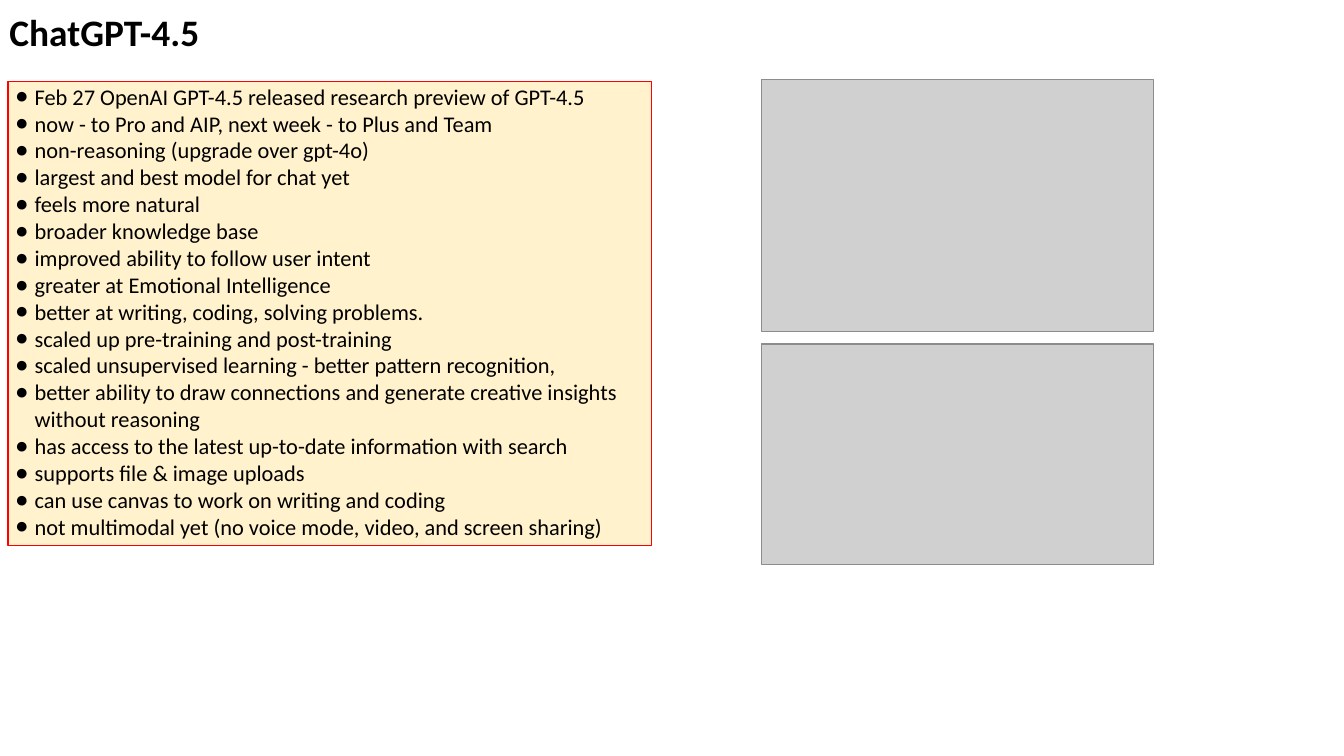
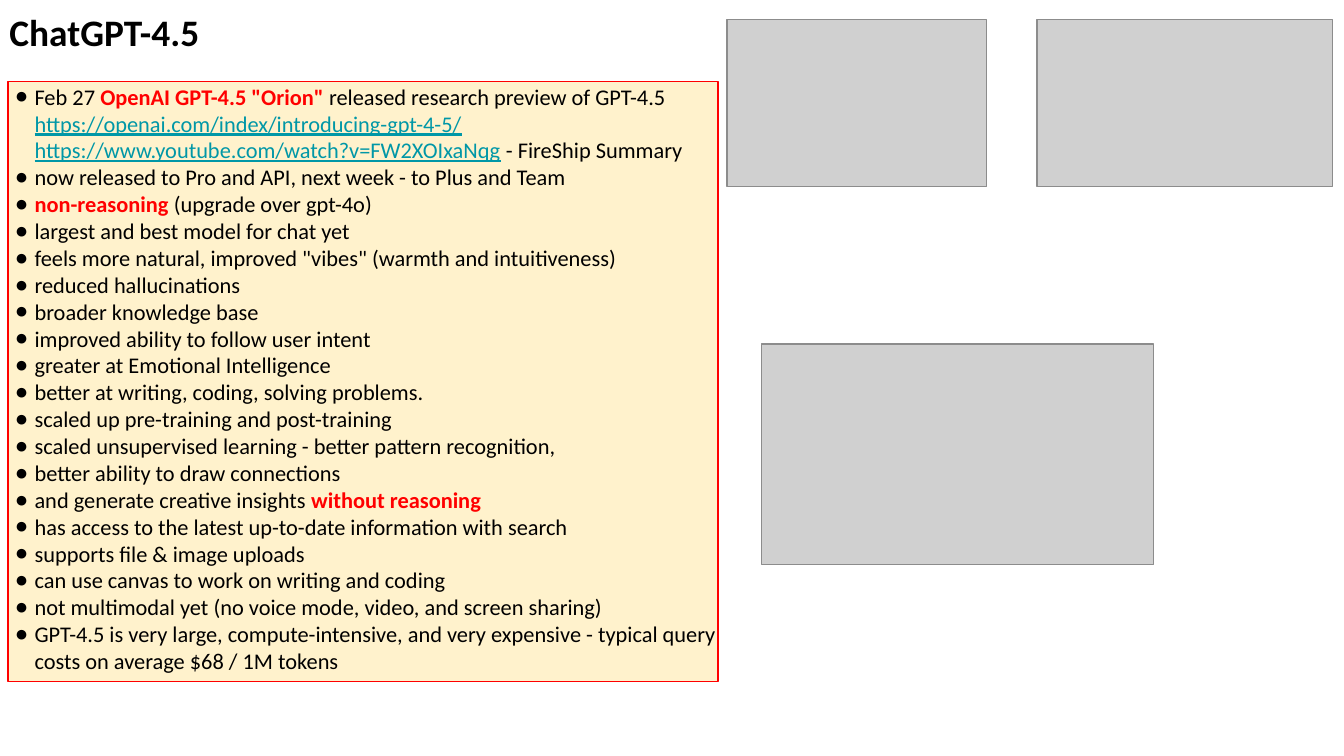
Before and after one commit to lselector/seminar, a slide deck: slide 3 of 2025/2025-02-28-AI-Updates.pptx. Drawn at 1344x756 pixels with LibreOffice and Linux fonts; fonts in the diff are those of the drawing; grey boxes stand for pictures. Boxes give left, top, right and bottom in pixels: in the first picture for what was removed or moved away, otherwise in the second. Text is boxed around its words. In the diff, an @@ line names an element or a change of style, - is before the commit and + after.

Commit message:
update

```diff
--- a/2025/2025-02-28-AI-Updates.pptx
+++ b/2025/2025-02-28-AI-Updates.pptx
@@ picture: place and size @@
-picture at [762,79,1154,332]
+picture at [727,20,986,187]
@@ picture added at [1038,20,1333,187] @@
@@ rectangle "Feb 27 OpenAI GPT-4.5 "Orion" ...": place and size @@
-rectangle "Feb 27 OpenAI GPT-4.5 "Orion" ..." at [8,82,652,546]
+rectangle "Feb 27 OpenAI GPT-4.5 "Orion" ..." at [8,82,718,681]
@@ text in rectangle at [35,89,682,188]: text changed @@
-● Feb 27 OpenAI GPT-4.5 released research preview of GPT-4.5
-● now - to Pro and AIP, next week - to Plus and Team
+● Feb 27 OpenAI GPT-4.5 "Orion" released research preview of GPT-4.5
+  https://openai.com/index/introducing-gpt-4-5/
+  https://www.youtube.com/watch?v=FW2XOIxaNqg - FireShip Summary
+● now released to Pro and API, next week - to Plus and Team
@@ text in rectangle at [35,196,372,216]: text colour #000000 to #FF0000, bold on in "non-reasoning" @@
@@ text in rectangle at [35,250,616,293]: text changed @@
-● feels more natural
+● feels more natural, improved "vibes" (warmth and intuitiveness)
+● reduced hallucinations
@@ text in rectangle at [35,465,481,512]: text changed @@
-● better ability to draw connections and generate creative insights without reasoning
+● better ability to draw connections
+● and generate creative insights without reasoning
@@ text in rectangle at [35,626,716,673]: paragraph added @@
+● GPT-4.5 is very large, compute-intensive, and very expensive - typical query costs on average $68 / 1M tokens
```
Also in this commit, not shown: 4 other slides changed, 3 slides added, 1 slide removed.
